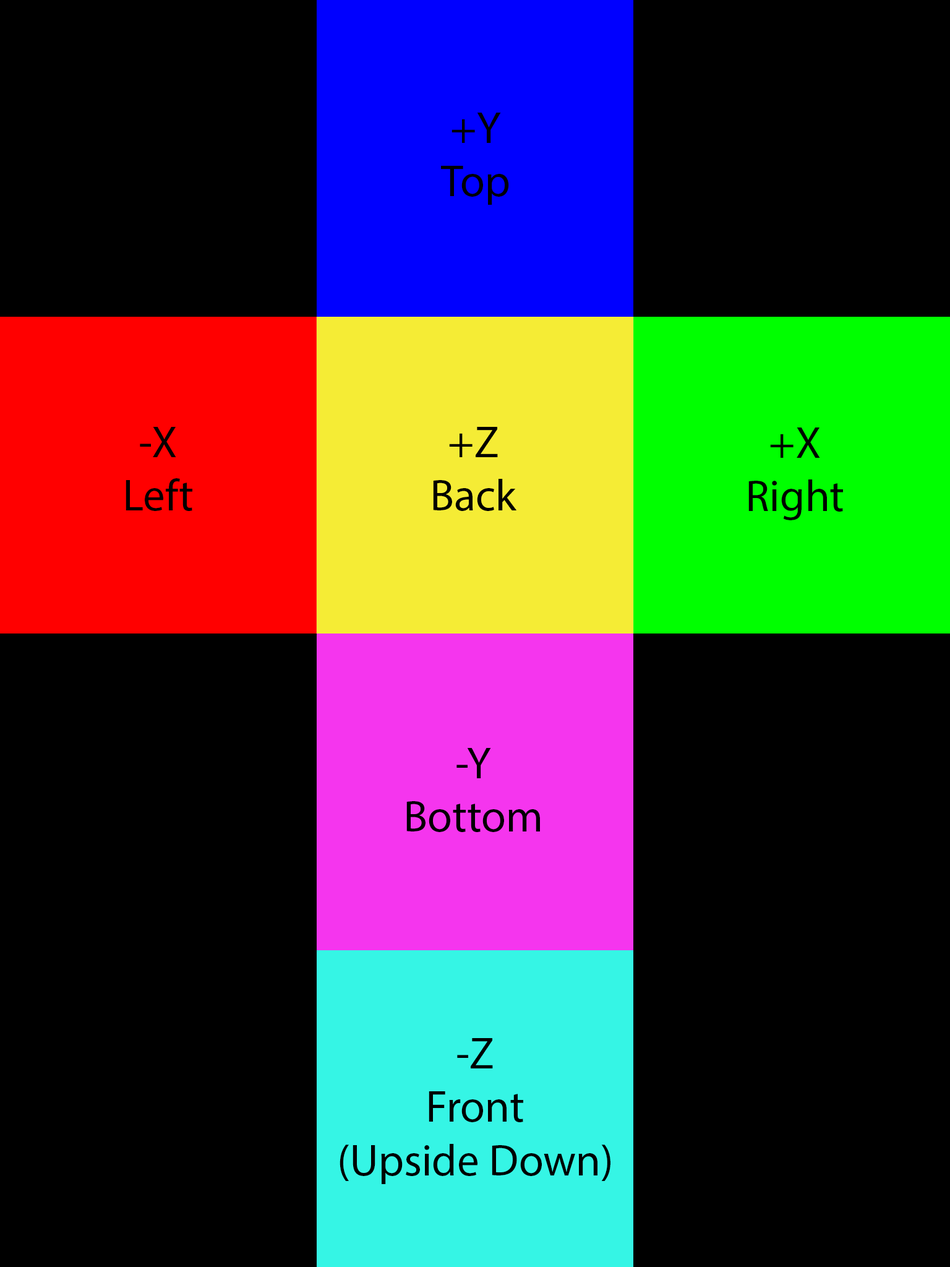
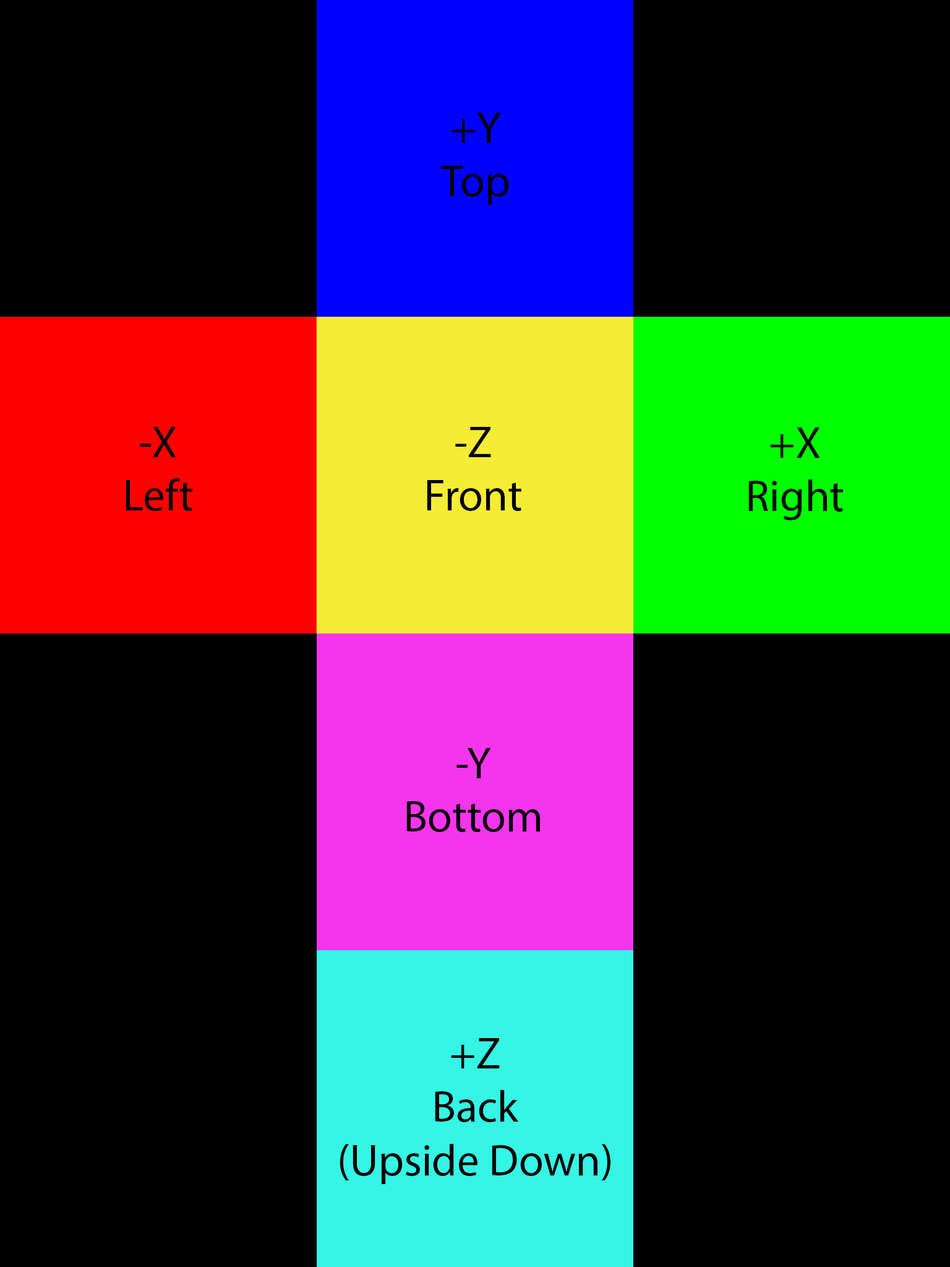
Before/after of a (950, 1267) layered artwork. What changed in the layer stack:
renamed "+Z Back" to "-Z Front", painted on it over [426, 426, 522, 511]
renamed "-Z Front (Upside Down)" to "+Z Back (Upside Down)", painted on it over [339, 1037, 611, 1181]
